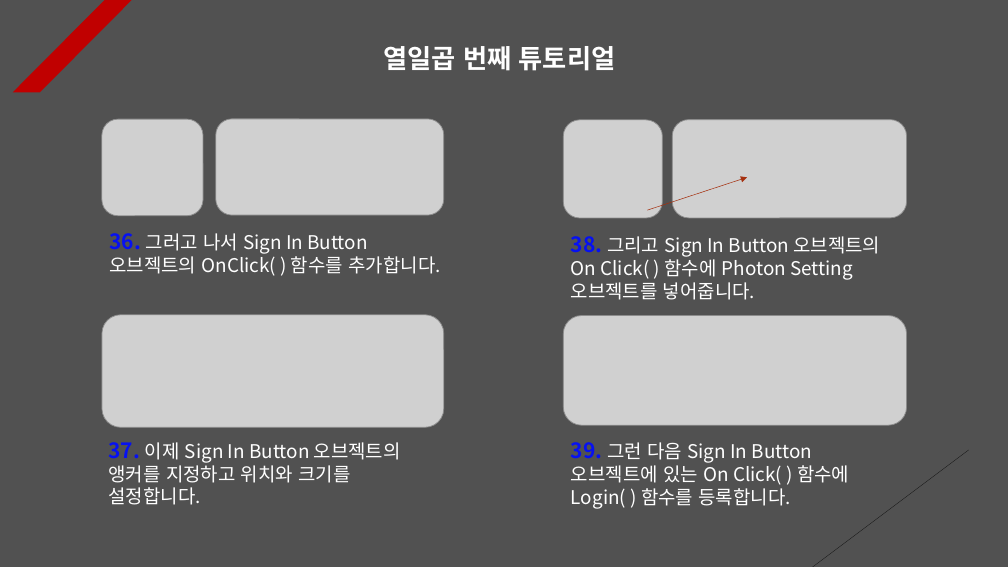
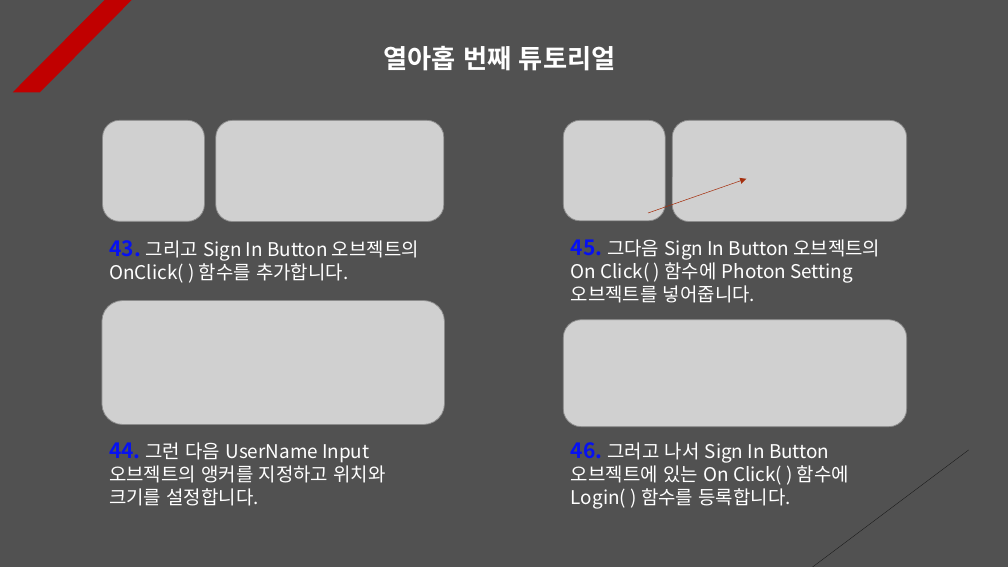
Before and after one commit to Unity2033/3D-UnityEngine, a slide deck: slide 19 of Assets/Class/Photon Server/PPT Data/Photon PlayFab.pptx (slide 17 before the commit). Drawn at 1008x567 pixels with LibreOffice and Linux fonts; fonts in the diff are those of the drawing; grey boxes stand for pictures. Boxes give left, top, right and bottom in pixels: in the first picture for what was removed or moved away, otherwise in the second. Text is boxed around its words. In the diff, an @@ line names an element or a change of style, - is before the commit and + after.

Commit message:
Photon Server Renewal
- Delete unnecessary game objects
  and code

- User nickname set to be saved
  when signing up for membership

- Photon Server PPT Data Update

- Fixed the problem of membership
  registration failure

```diff
--- a/Assets/Class/Photon Server/PPT Data/Photon PlayFab.pptx
+++ b/Assets/Class/Photon Server/PPT Data/Photon PlayFab.pptx
@@ text at [384,46,615,71]: text changed @@
-열일곱 번째 튜토리얼
+열아홉 번째 튜토리얼
@@ picture: place and size @@
-picture at [102,119,203,216]
+picture at [103,120,205,222]
@@ picture: place and size @@
-picture at [216,119,444,215]
+picture at [216,120,444,222]
@@ picture: place and size @@
-picture at [672,119,907,218]
+picture at [672,120,907,222]
@@ arrow moved from (647, 210) - (747, 178) to (648, 213) - (746, 178) @@
@@ text at [571,239,880,303]: text changed @@
-38. 그리고 Sign In Button 오브젝트의 On Click( ) 함수에 Photon Setting 오브젝트를 넣어줍니다.
+45. 그다음 Sign In Button 오브젝트의 On Click( ) 함수에 Photon Setting 오브젝트를 넣어줍니다.
@@ text at [109,240,419,283]: text changed @@
-36. 그러고 나서 Sign In Button 오브젝트의 OnClick( ) 함수를 추가합니다.
+43. 그리고 Sign In Button 오브젝트의 OnClick( ) 함수를 추가합니다.
@@ picture: place and size @@
-picture at [102,315,444,427]
+picture at [102,301,445,425]
@@ picture: place and size @@
-picture at [563,315,907,425]
+picture at [563,320,907,426]
@@ text at [109,442,386,506]: text changed @@
-37. 이제 Sign In Button 오브젝트의 앵커를 지정하고 위치와 크기를 설정합니다.
+44. 그런 다음 UserName Input 오브젝트의 앵커를 지정하고 위치와 크기를 설정합니다.
@@ text at [571,442,849,509]: text changed @@
-39. 그런 다음 Sign In Button 오브젝트에 있는 On Click( ) 함수에 Login( ) 함수를 등록합니다.
+46. 그러고 나서 Sign In Button 오브젝트에 있는 On Click( ) 함수에 Login( ) 함수를 등록합니다.
```
Also in this commit, not shown: 7 other slides changed, 3 slides added, 9 other files.
